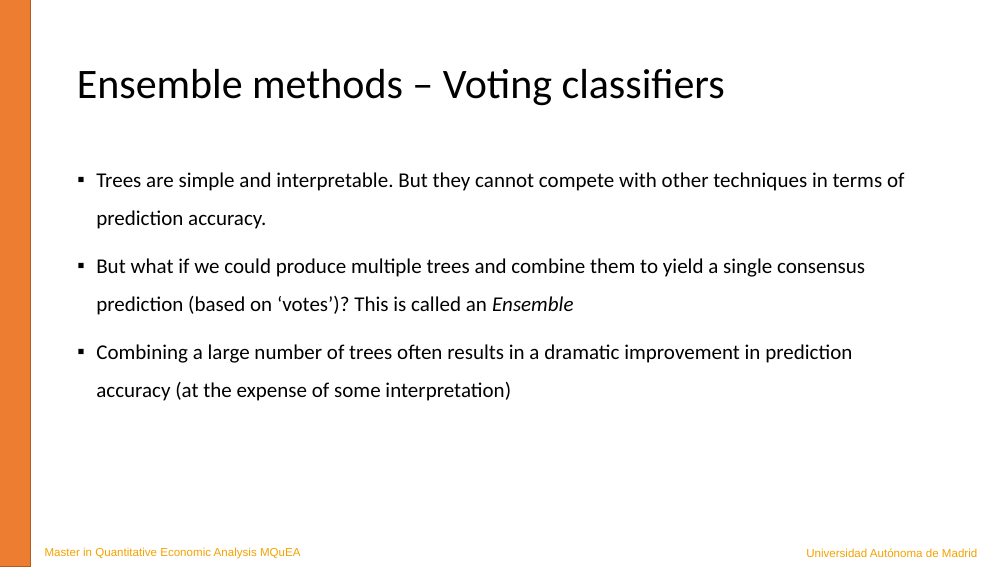
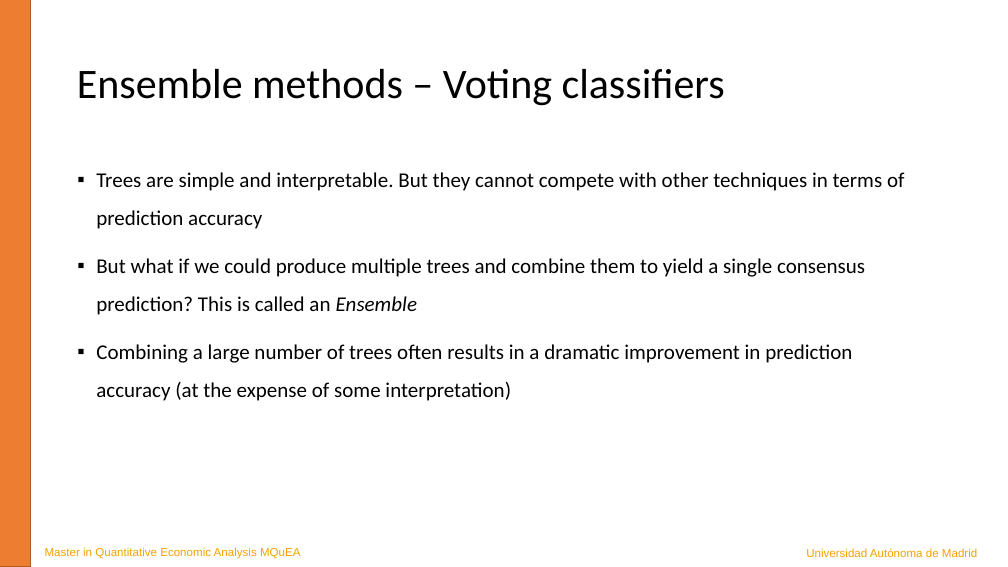
Before and after one commit to JavierBas/IMLEF-MQuEA, a slide deck: slide 15 of Course content/Slides/Topic 5 - Tree-based methods.pptx. Drawn at 1008x567 pixels with LibreOffice and Linux fonts; fonts in the diff are those of the drawing. Boxes give left, top, right and bottom in pixels: in the first picture for what was removed or moved away, otherwise in the second. Text is boxed around its words. In the diff, an @@ line names an element or a change of style, - is before the commit and + after.

```diff
--- a/Course content/Slides/Topic 5 - Tree-based methods.pptx
+++ b/Course content/Slides/Topic 5 - Tree-based methods.pptx
@@ text at [96,172,905,315]: text changed @@
-▪ Trees are simple and interpretable. But they cannot compete with other techniques in terms of prediction accuracy.
-▪ But what if we could produce multiple trees and combine them to yield a single consensus prediction (based on ‘votes’)? This is called an Ensemble
+▪ Trees are simple and interpretable. But they cannot compete with other techniques in terms of prediction accuracy
+▪ But what if we could produce multiple trees and combine them to yield a single consensus prediction? This is called an Ensemble
```
Also in this commit, not shown: 1 other slide changed, 3 other files.
